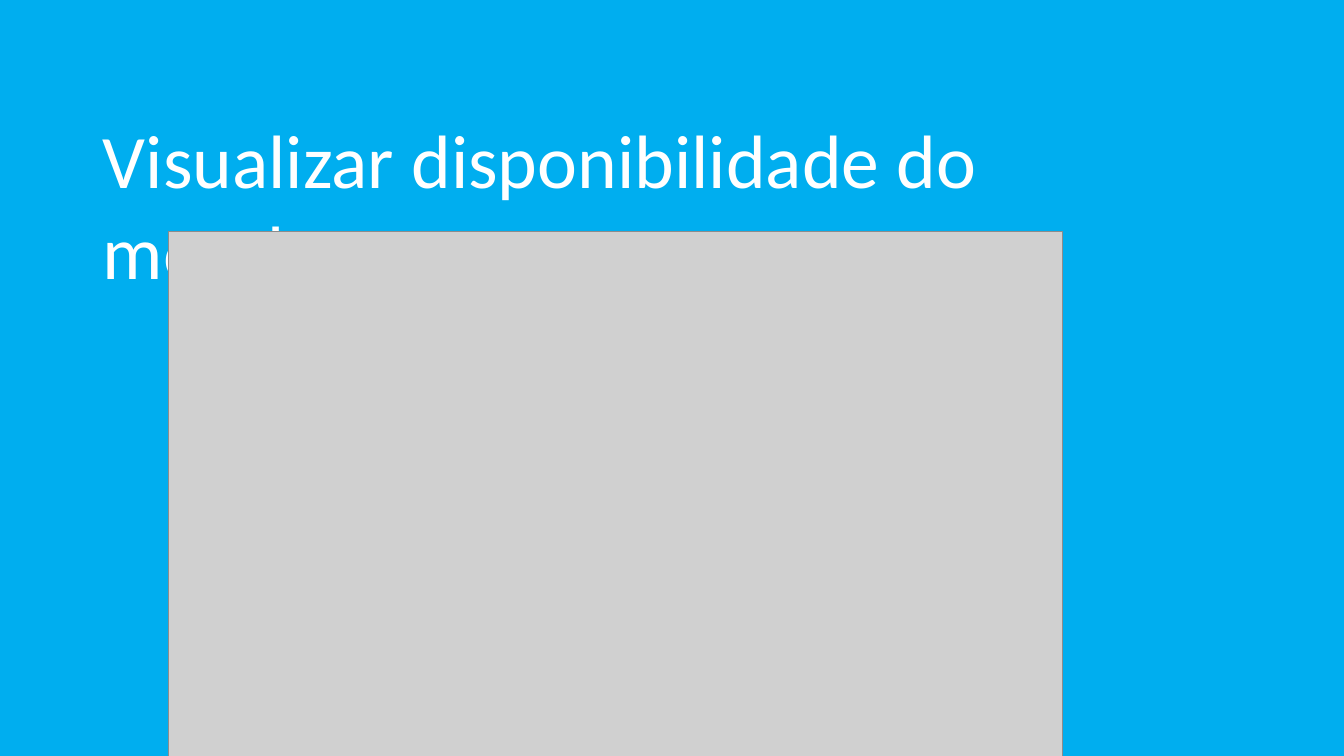
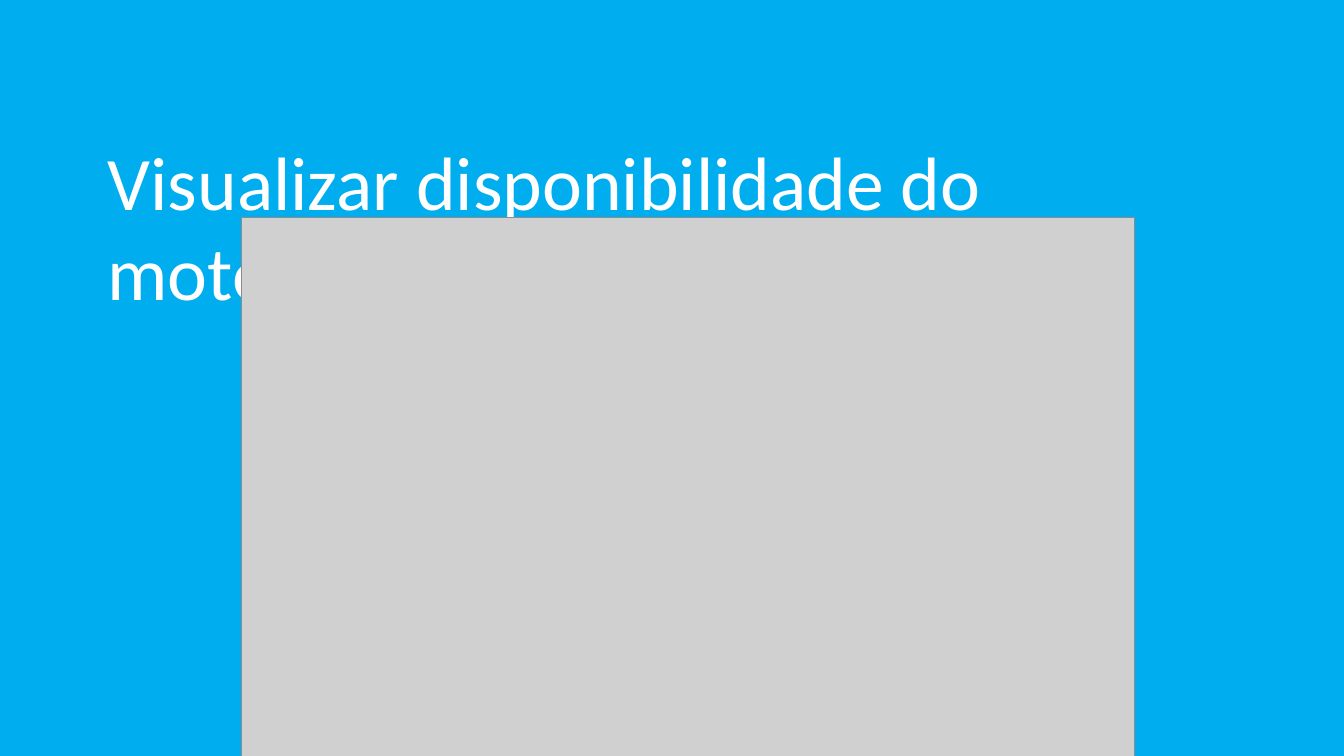
Before and after one commit to DouglasCPioC/engenharia-de-software-loja-de-motoboy, a slide deck: slide 18 of Slide/Projeto de uma empresa de motoboy.pptx (slide 17 before the commit). Drawn at 1344x756 pixels with LibreOffice and Linux fonts; fonts in the diff are those of the drawing; grey boxes stand for pictures. Boxes give left, top, right and bottom in pixels: in the first picture for what was removed or moved away, otherwise in the second. Text is boxed around its words. In the diff, an @@ line names an element or a change of style, - is before the commit and + after.

```diff
--- a/Slide/Projeto de uma empresa de motoboy.pptx
+++ b/Slide/Projeto de uma empresa de motoboy.pptx
@@ text "Visualizar disponibilidade do motoboy": place and size @@
-text "Visualizar disponibilidade do motoboy" at [103,135,976,296]
+text "Visualizar disponibilidade do motoboy" at [108,157,981,318]
@@ picture: place and size @@
-picture at [168,232,1062,756]
+picture at [242,218,1135,756]
```
Also in this commit, not shown: 3 other slides changed, 9 slides added, 3 slides removed, 1 other file.
